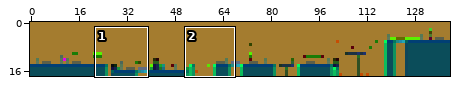
Two versions of one sprite sheet, resources/levels/1.png. Above, an overview of the earlier version with the close-up marked.
Close-up. Before:
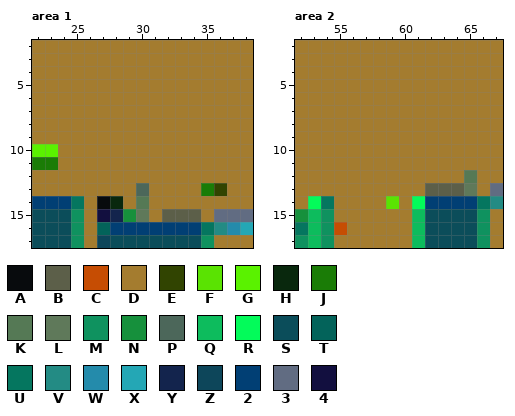
The file is 140x18 pixels. Colours within 5 levels of each other are drawn and written as one. Shown: area 1: x 22..38, y 2..17; area 2: x 52..67, y 2..17. The commit also changed other parts of the picture, which this record leaves out.
Palette (. is transparent): A #080b0d  B #5c5f49  C #c64d03  D #a47c2f  E #314401  F #5ae302  G #5af200  H #09280d  J #1a7c06  K #557955  L #5f795a  M #0f925f  N #16903c  P #4c675a  Q #0dbc5d  R #03fb5a  S #0b4d5a  T #03635a  U #05765f  V #238b84  W #248bab  X #24a7b5  Y #13244d  Z #0d465a  2 #013f74  3 #616c82  4 #120f3f
Pixels before, area 1, first column x 22:
 2 DDDDDDDDDDDDDDDDD
 3 DDDDDDDDDDDDDDDDD
 4 DDDDDDDDDDDDDDDDD
 5 DDDDDDDDDDDDDDDDD
 6 DDDDDDDDDDDDDDDDD
 7 DDDDDDDDDDDDDDDDD
 8 DDDDDDDDDDDDDDDDD
 9 DDDDDDDDDDDDDDDDD
10 GGDDDDDDDDDDDDDDD
11 JJDDDDDDDDDDDDDDD
12 DDDDDDDDDDDDDDDDD
13 DDDDDDDDPDDDDJEDD
14 222UDAHDKDDDDDDDD
15 SSSMD4YNLDBBBD333
16 SSSMDT2222222UVWX
17 SSSMDZSSSSSSSMDDD
Pixels before, area 2, first column x 52:
 2 DDDDDDDDDDDDDDDD
 3 DDDDDDDDDDDDDDDD
 4 DDDDDDDDDDDDDDDD
 5 DDDDDDDDDDDDDDDD
 6 DDDDDDDDDDDDDDDD
 7 DDDDDDDDDDDDDDDD
 8 DDDDDDDDDDDDDDDD
 9 DDDDDDDDDDDDDDDD
10 DDDDDDDDDDDDDDDD
11 DDDDDDDDDDDDDDDD
12 DDDDDDDDDDDDDKDD
13 DDDDDDDDDDBBBLD3
14 DRUDDDDFDR2222UV
15 NQMDDDDDDQSSSSMD
16 UQMCDDDDDQSSSSMD
17 MQMDDDDDDQSSSSMD
And afterwards:
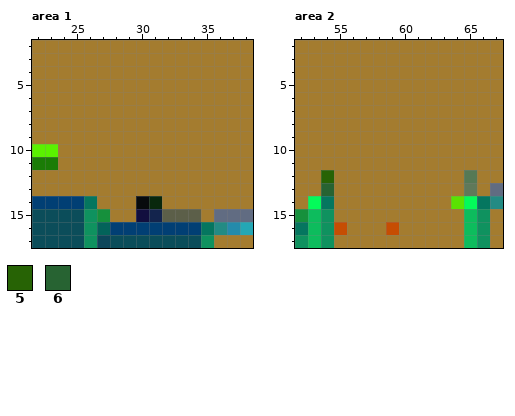
Colours new in this view: 5 #276305  6 #276332
Edits made:
Area 1:
y 13: x 30 P -> D; x 35..36 JE -> DD
y 14: x 25..28 UDAH -> 2UDD; x 30..31 KD -> AH
y 15: x 25..31 MD4YNLD -> SMNDD4Y
y 16..17: x 25..26 MD -> SM
Area 2:
y 12: x 54 D -> 5
y 13: x 54 D -> 6; x 62..64 BBB -> DDD
y 14: x 59 F -> D; x 61..65 R2222 -> DDDFR
y 15: x 61..65 QSSSS -> DDDDQ
y 16: x 59 D -> C; x 61..65 QSSSS -> DDDDQ
y 17: x 61..65 QSSSS -> DDDDQ
